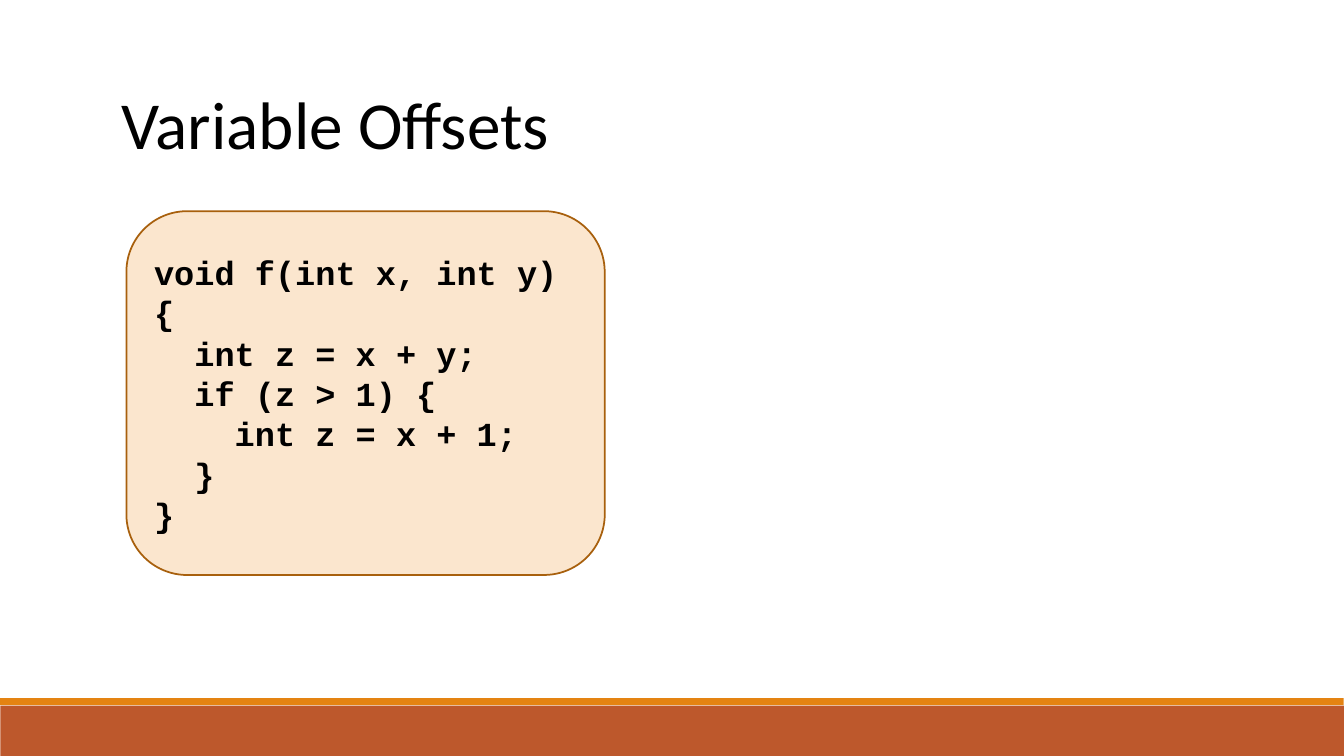
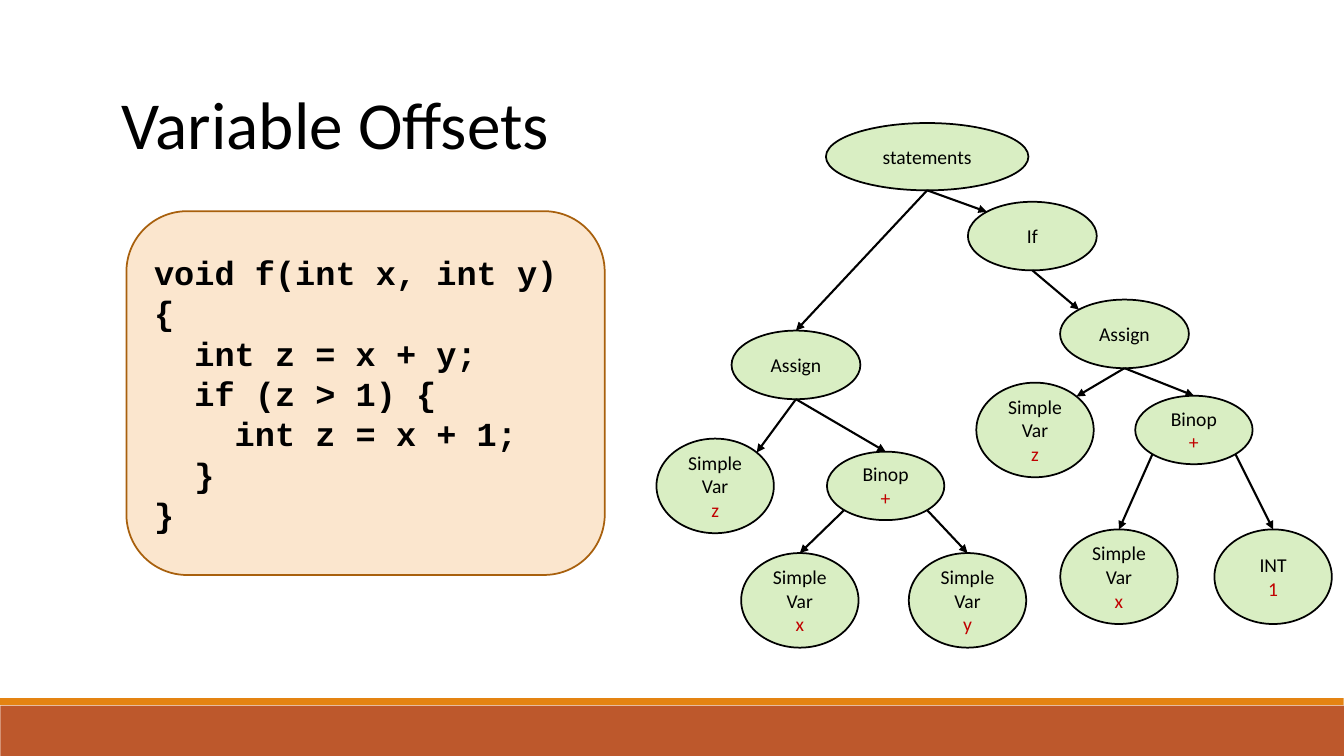
Before and after one commit to raghadzeidan/COMPILATION_TAU_FOR_STUDENTS, a slide deck: slide 117 of new_slides/semantic.pptx. Drawn at 1344x756 pixels with LibreOffice and Linux fonts; fonts in the diff are those of the drawing. Boxes give left, top, right and bottom in pixels: in the first picture for what was removed or moved away, otherwise in the second. Text is boxed around its words. In the diff, an @@ line names an element or a change of style, - is before the commit and + after.

```diff
--- a/new_slides/semantic.pptx
+++ b/new_slides/semantic.pptx
@@ ellipse added at box(826, 123, 1028, 191), fill #92D050 at 34% opacity, outline #000000 1.25 pt, 14 pt, text #000000 @@
+statements
@@ arrow added from (928, 191) to (797, 331), #000000 1.5 pt @@
@@ arrow added from (928, 191) to (987, 212), #000000 1.5 pt @@
@@ ellipse added at box(968, 202, 1097, 270), fill #92D050 at 34% opacity, outline #000000 1.25 pt, 14 pt, text #000000 @@
+If
@@ arrow added from (1032, 270) to (1079, 310), #000000 1.5 pt @@
@@ ellipse added at box(1061, 299, 1190, 368), fill #92D050 at 34% opacity, outline #000000 1.25 pt, 14 pt, text #000000 @@
+Assign
@@ ellipse added at box(732, 331, 861, 399), fill #92D050 at 34% opacity, outline #000000 1.25 pt, 14 pt, text #000000 @@
+Assign
@@ ellipse added at box(977, 383, 1094, 478), fill #92D050 at 34% opacity, outline #000000 1.25 pt, 14 pt, text #000000 @@
+Simple
+Var
+z
@@ arrow added from (1125, 368) to (1077, 396), #000000 1.5 pt @@
@@ arrow added from (1125, 368) to (1194, 396), #000000 1.5 pt @@
@@ arrow added from (797, 399) to (757, 453), #000000 1.5 pt @@
@@ arrow added from (797, 399) to (886, 452), #000000 1.5 pt @@
@@ ellipse added at box(1135, 396, 1252, 465), fill #92D050 at 34% opacity, outline #000000 1.25 pt, 14 pt, text #000000 @@
+Binop
++
@@ ellipse added at box(656, 439, 773, 533), fill #92D050 at 34% opacity, outline #000000 1.25 pt, 14 pt, text #000000 @@
+Simple
+Var
+z
@@ ellipse added at box(827, 452, 944, 520), fill #92D050 at 34% opacity, outline #000000 1.25 pt, 14 pt, text #000000 @@
+Binop
++
@@ arrow added from (1152, 455) to (1119, 529), #000000 1.5 pt @@
@@ arrow added from (1236, 455) to (1273, 529), #000000 1.5 pt @@
@@ arrow added from (844, 510) to (801, 554), #000000 1.5 pt @@
@@ arrow added from (928, 510) to (968, 554), #000000 1.5 pt @@
@@ ellipse added at box(1061, 529, 1178, 624), fill #92D050 at 34% opacity, outline #000000 1.25 pt, 14 pt, text #000000 @@
+Simple
+Var
+x
@@ ellipse added at box(1215, 529, 1332, 624), fill #92D050 at 34% opacity, outline #000000 1.25 pt, 14 pt, text #000000 @@
+INT
+1
@@ ellipse added at box(741, 554, 858, 648), fill #92D050 at 34% opacity, outline #000000 1.25 pt, 14 pt, text #000000 @@
+Simple
+Var
+x
@@ ellipse added at box(909, 554, 1026, 648), fill #92D050 at 34% opacity, outline #000000 1.25 pt, 14 pt, text #000000 @@
+Simple
+Var
+y
```
Also in this commit, not shown: 10 other slides changed, 1 other file.
